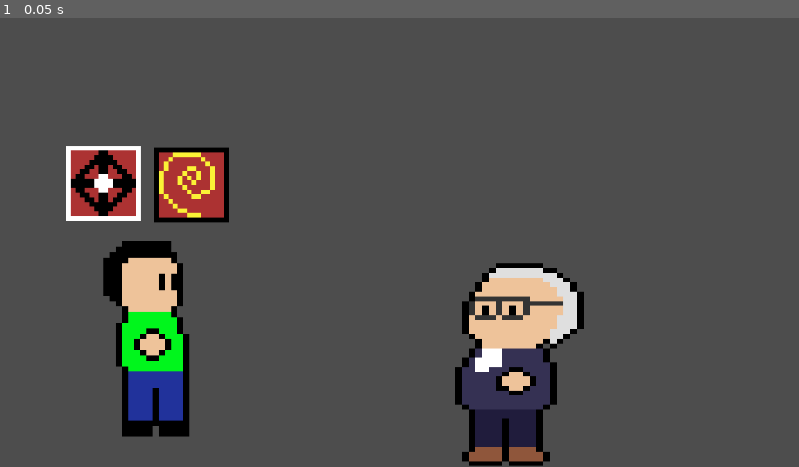
Above: before the commit, frame 1.
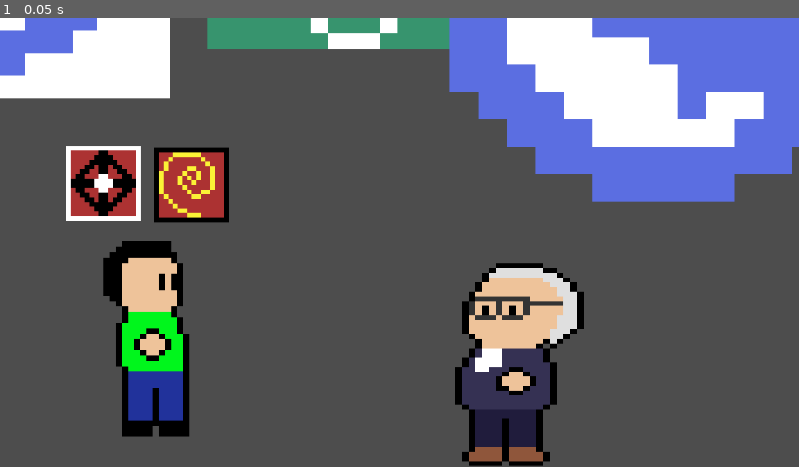
Above: after the commit, the same moment.

Repository: Jaaron-Gunpot/Brickhack11idea
Game: Godot game, scene res://node_2d.tscn
Same seed, same stepped clock (60 frames per second), same inputs: the game is played once before the commit and once after it.
Inputs:
- Up to frame 1 (0.05 s): no input

The runs differ from the first frame. In frame 1, 21% of the frame differs, in the area x 0-100%, y 0-41%.

Commit message:
deepseekagain

Diff:
--- a/node_2d.tscn
+++ b/node_2d.tscn
@@ -1,9 +1,12 @@
-[gd_scene load_steps=5 format=3 uid="uid://lb0jtskcovi2"]
+[gd_scene load_steps=8 format=3 uid="uid://lb0jtskcovi2"]
 
 [ext_resource type="Texture2D" uid="uid://dy4wqckrtvqc0" path="res://assets/Player.png" id="1_x0ihc"]
 [ext_resource type="Texture2D" uid="uid://dvjlt5ms0j1hh" path="res://assets/Bill.png" id="2_ujv01"]
 [ext_resource type="Texture2D" uid="uid://cphiimjp0hsc2" path="res://assets/Basic Attack.svg" id="3_j7vek"]
 [ext_resource type="Texture2D" uid="uid://b5kq4mvxtk1uv" path="res://assets/Special.svg" id="4_xvng7"]
+[ext_resource type="Texture2D" uid="uid://elpymjiulfbr" path="res://assets/Chat.svg" id="5_7t1f2"]
+[ext_resource type="Texture2D" uid="uid://d3ur8dvn82014" path="res://assets/DeepSeek.svg" id="6_70w7q"]
+[ext_resource type="Texture2D" uid="uid://d0hssuokxlikl" path="res://assets/Sprite-0003.png" id="7_j8h76"]
 
 [node name="Game" type="Node2D"]
 
@@ -27,3 +30,18 @@
 position = Vector2(276.25, 240.999)
 scale = Vector2(6.71875, 6.71875)
 texture = ExtResource("4_xvng7")
+
+[node name="Chat" type="Sprite2D" parent="."]
+position = Vector2(498, -136)
+scale = Vector2(24.875, 22.625)
+texture = ExtResource("5_7t1f2")
+
+[node name="DeepSeek" type="Sprite2D" parent="."]
+position = Vector2(-34, -144)
+scale = Vector2(34.875, 32.5)
+texture = ExtResource("6_70w7q")
+
+[node name="Sprite-0003" type="Sprite2D" parent="."]
+position = Vector2(977.25, -11.75)
+scale = Vector2(41.0938, 39.4688)
+texture = ExtResource("7_j8h76")
Binary file added: assets/Sprite-0003.png
Not shown, added: assets/Sprite-0003.png.import
